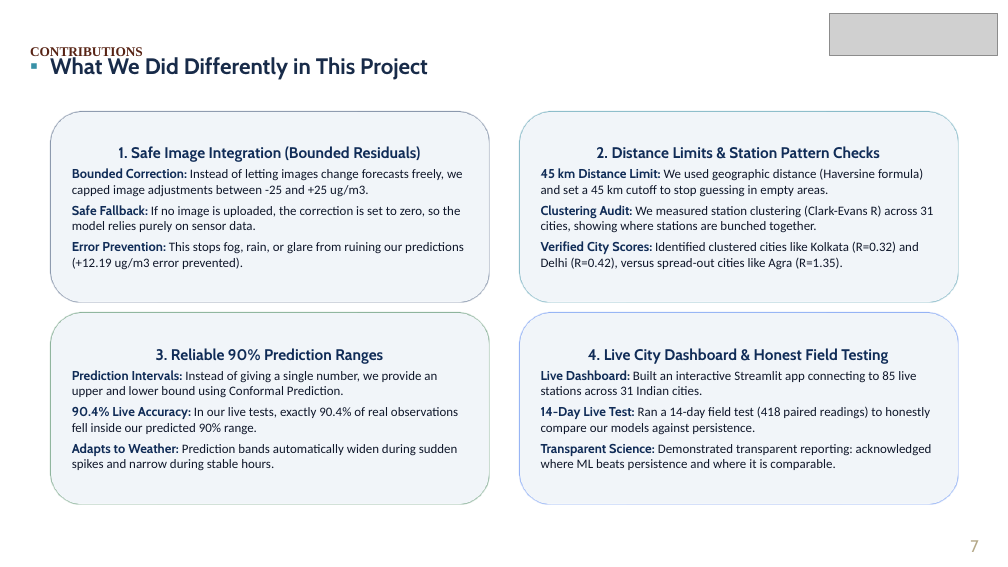
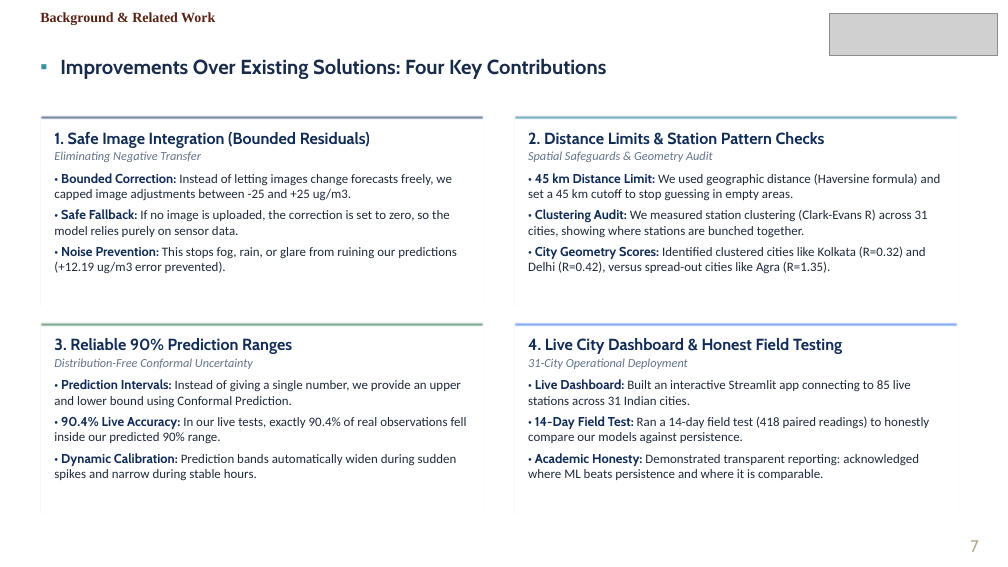
Before and after one commit to Rushyasree/Multimodal_airquality_prediction, a slide deck: slide 7 of docs/VayuDrishti_Final_Review_Simple_Language.pptx. Drawn at 1008x567 pixels with LibreOffice and Linux fonts; fonts in the diff are those of the drawing; grey boxes stand for pictures; background and template pictures are left out. Boxes give left, top, right and bottom in pixels: in the first picture for what was removed or moved away, otherwise in the second. Text is boxed around its words. In the diff, an @@ line names an element or a change of style, - is before the commit and + after.

Commit message:
Refactor presentation layout to executive university standard: eliminate amateur shapes, refine typography, align cards, and verify all 16 slides

```diff
--- a/docs/VayuDrishti_Final_Review_Simple_Language.pptx
+++ b/docs/VayuDrishti_Final_Review_Simple_Language.pptx
@@ text at (x1=40, y1=12, x2=215, y2=25): text changed; size 9.5 to 10 pt @@
-CONTRIBUTIONS
+Background & Related Work
@@ text "Background & Related Work" at (x1=40, y1=12, x2=215, y2=25): vertical alignment middle to top @@
@@ text at (x1=60, y1=58, x2=606, y2=79): text changed; size 16 to 14.5 pt @@
-▪ What We Did Differently in This Project
+▪ Improvements Over Existing Solutions: Four Key Contributions
@@ rectangle "1. Safe Image Integration (Bounded ..." resized from (x1=50, y1=111, x2=489, y2=302) to (x1=40, y1=116, x2=484, y2=307) @@
@@ rectangle "1. Safe Image Integration (Bounded ..." at (x1=40, y1=116, x2=484, y2=307): vertical alignment middle to top; rounded rectangle to rectangle; fill #F1F5F9 to #FFFFFF; outline #102C57 1 pt to #E2E8F0 1 pt @@
@@ rectangle added at (x1=40, y1=116, x2=484, y2=120), fill #102C57 @@
@@ rectangle "2. Distance Limits & Station ..." resized from (x1=519, y1=111, x2=958, y2=302) to (x1=514, y1=116, x2=958, y2=307) @@
@@ rectangle "2. Distance Limits & Station ..." at (x1=514, y1=116, x2=958, y2=307): vertical alignment middle to top; rounded rectangle to rectangle; fill #F1F5F9 to #FFFFFF; outline #0E7490 1 pt to #E2E8F0 1 pt @@
@@ rectangle added at (x1=514, y1=116, x2=958, y2=120), fill #0E7490 @@
@@ text in rectangle at (x1=54, y1=132, x2=370, y2=148): size 11 to 11.5 pt in "1. Safe Image Integration (Bounded Residuals)"; alignment centre to left; less space between paragraphs @@
@@ text in rectangle at (x1=528, y1=132, x2=825, y2=145): size 11 to 11.5 pt in "2. Distance Limits & Station Pattern Checks"; alignment centre to left; less space between paragraphs @@
@@ text in rectangle at (x1=54, y1=151, x2=457, y2=274): text changed; text colour #0F172A to #1E293B @@
-Bounded Correction: Instead of letting images change forecasts freely, we capped image adjustments between -25 and +25 ug/m3.
-Safe Fallback: If no image is uploaded, the correction is set to zero, so the model relies purely on sensor data.
-Error Prevention: This stops fog, rain, or glare from ruining our predictions (+12.19 ug/m3 error prevented).
+Eliminating Negative Transfer
+• Bounded Correction: Instead of letting images change forecasts freely, we capped image adjustments between -25 and +25 ug/m3.
+• Safe Fallback: If no image is uploaded, the correction is set to zero, so the model relies purely on sensor data.
+• Noise Prevention: This stops fog, rain, or glare from ruining our predictions (+12.19 ug/m3 error prevented).
@@ text in rectangle at (x1=528, y1=151, x2=941, y2=273): text changed; text colour #0F172A to #1E293B @@
-45 km Distance Limit: We used geographic distance (Haversine formula) and set a 45 km cutoff to stop guessing in empty areas.
-Clustering Audit: We measured station clustering (Clark-Evans R) across 31 cities, showing where stations are bunched together.
-Verified City Scores: Identified clustered cities like Kolkata (R=0.32) and Delhi (R=0.42), versus spread-out cities like Agra (R=1.35).
+Spatial Safeguards & Geometry Audit
+• 45 km Distance Limit: We used geographic distance (Haversine formula) and set a 45 km cutoff to stop guessing in empty areas.
+• Clustering Audit: We measured station clustering (Clark-Evans R) across 31 cities, showing where stations are bunched together.
+• City Geometry Scores: Identified clustered cities like Kolkata (R=0.32) and Delhi (R=0.42), versus spread-out cities like Agra (R=1.35).
@@ rectangle "3. Reliable 90% Prediction Ranges" resized from (x1=50, y1=312, x2=489, y2=504) to (x1=40, y1=323, x2=484, y2=514) @@
@@ rectangle "3. Reliable 90% Prediction Ranges" at (x1=40, y1=323, x2=484, y2=514): vertical alignment middle to top; rounded rectangle to rectangle; fill #F1F5F9 to #FFFFFF; outline #166534 1 pt to #E2E8F0 1 pt @@
@@ rectangle added at (x1=40, y1=323, x2=484, y2=327), fill #166534 @@
@@ rectangle "4. Live City Dashboard & ..." resized from (x1=519, y1=312, x2=958, y2=504) to (x1=514, y1=323, x2=958, y2=514) @@
@@ rectangle "4. Live City Dashboard & ..." at (x1=514, y1=323, x2=958, y2=514): vertical alignment middle to top; rounded rectangle to rectangle; fill #F1F5F9 to #FFFFFF; outline #2563EB 1 pt to #E2E8F0 1 pt @@
@@ rectangle added at (x1=514, y1=323, x2=958, y2=327), fill #2563EB @@
@@ text in rectangle at (x1=54, y1=358, x2=467, y2=480): text changed; text colour #0F172A to #1E293B @@
-Prediction Intervals: Instead of giving a single number, we provide an upper and lower bound using Conformal Prediction.
-90.4% Live Accuracy: In our live tests, exactly 90.4% of real observations fell inside our predicted 90% range.
-Adapts to Weather: Prediction bands automatically widen during sudden spikes and narrow during stable hours.
+Distribution-Free Conformal Uncertainty
+• Prediction Intervals: Instead of giving a single number, we provide an upper and lower bound using Conformal Prediction.
+• 90.4% Live Accuracy: In our live tests, exactly 90.4% of real observations fell inside our predicted 90% range.
+• Dynamic Calibration: Prediction bands automatically widen during sudden spikes and narrow during stable hours.
@@ text in rectangle at (x1=54, y1=338, x2=292, y2=354): size 11 to 11.5 pt in "3. Reliable 90% Prediction Ranges"; alignment centre to left; less space between paragraphs @@
@@ text in rectangle at (x1=528, y1=358, x2=929, y2=480): text changed; text colour #0F172A to #1E293B @@
-Live Dashboard: Built an interactive Streamlit app connecting to 85 live stations across 31 Indian cities.
-14-Day Live Test: Ran a 14-day field test (418 paired readings) to honestly compare our models against persistence.
-Transparent Science: Demonstrated transparent reporting: acknowledged where ML beats persistence and where it is comparable.
+31-City Operational Deployment
+• Live Dashboard: Built an interactive Streamlit app connecting to 85 live stations across 31 Indian cities.
+• 14-Day Field Test: Ran a 14-day field test (418 paired readings) to honestly compare our models against persistence.
+• Academic Honesty: Demonstrated transparent reporting: acknowledged where ML beats persistence and where it is comparable.
@@ text in rectangle at (x1=528, y1=338, x2=842, y2=354): size 11 to 11.5 pt in "4. Live City Dashboard & Honest Field ..."; alignment centre to left; less space between paragraphs @@
```
Also in this commit, not shown: 15 other slides changed, 36 other files.
